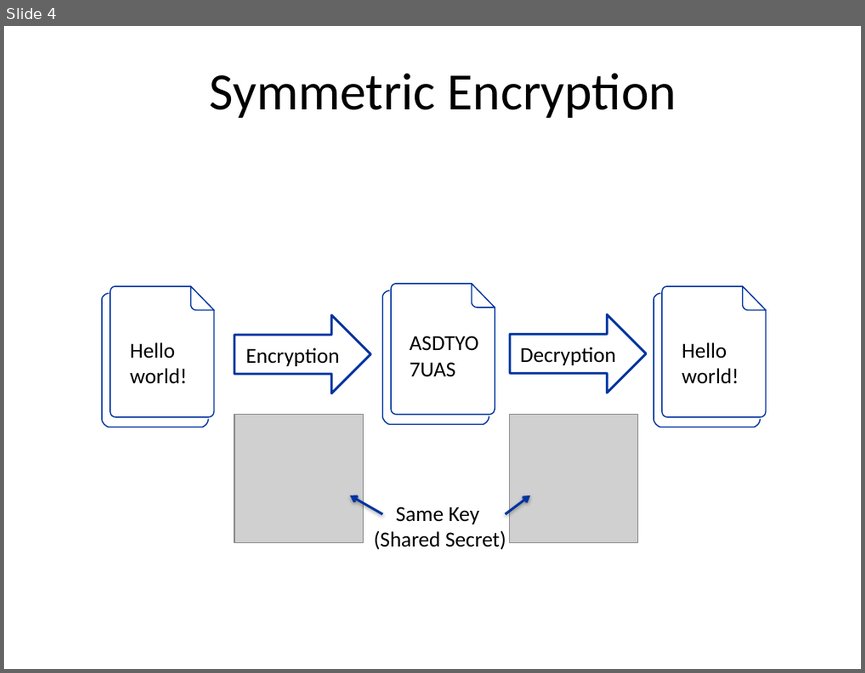
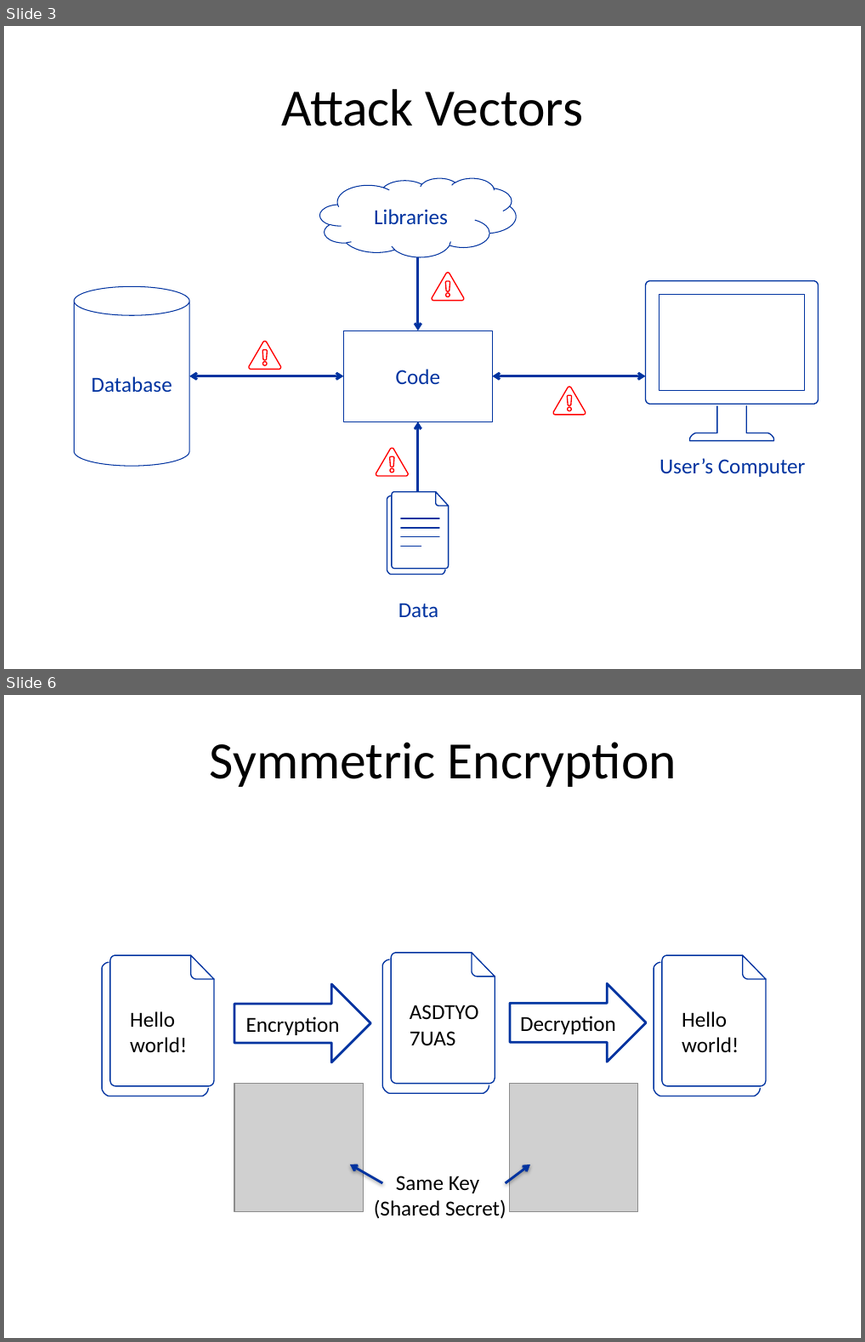
Before and after one commit to raphaelmcobe/sords-infosec, a slide deck: Diagrams/codata-diagrams.pptx. Shown one above the other, each under a label of ours: slide 4 before the commit, slides 3 and 6 after it; the slides between them are not shown. The pictures are 865x673 and 865x1342 pixels, drawn with LibreOffice and Linux fonts; fonts in the diff are those of the drawing; grey boxes stand for pictures. Boxes give left, top, right and bottom in pixels: in the first picture for what was removed or moved away, otherwise in the second. Text is boxed around its words. In the diff, an @@ line names an element or a change of style, - is before the commit and + after.

```diff
--- a/Diagrams/codata-diagrams.pptx
+++ b/Diagrams/codata-diagrams.pptx
@@ slide 3 added at <box>4,26,861,669</box>, background #FFFFFF @@
@@ title added at <box>281,89,584,126</box>, 44 pt, text #000000 @@
+Attack Vectors
@@ cloud added at <box>320,177,517,256</box>, fill #FFFFFF, outline #0033A0 0.75 pt, 18 pt, text #0033A0 @@
+Libraries
@@ arrow added from (418, 256) to (418, 330), #0033A0 2 pt @@
@@ freeform shape added at <box>432,272,463,301</box>, outline #FF0000 0.96 pt @@
@@ freeform shape added at <box>646,280,818,403</box>, outline #0033A0 0.96 pt @@
@@ cylinder added at <box>75,286,190,465</box>, outline #0033A0 0.75 pt, 18 pt, text #0033A0 @@
+Database
@@ rectangle added at <box>343,330,493,421</box>, fill #FFFFFF, outline #0033A0 0.75 pt, 18 pt, text #0033A0 @@
+Code
@@ freeform shape added at <box>249,341,281,369</box>, fill #FFFFFF, outline #FF0000 0.96 pt @@
@@ double arrow added from (189, 375) to (343, 375), #0033A0 2 pt @@
@@ double arrow added from (493, 375) to (646, 375), #0033A0 2 pt @@
@@ freeform shape added at <box>553,386,585,415</box>, outline #FF0000 0.96 pt @@
@@ freeform shape added at <box>689,406,773,441</box>, outline #0033A0 0.96 pt @@
@@ arrow added from (418, 491) to (418, 422), #0033A0 2 pt @@
@@ freeform shape added at <box>375,448,408,476</box>, outline #FF0000 0.96 pt @@
@@ text added at <box>659,458,806,476</box>, 18 pt, text #0033A0 @@
+User’s Computer
@@ group added at <box>387,491,449,573</box>: 7 freeform shapes @@
@@ text added at <box>398,602,439,618</box>, 18 pt, text #0033A0 @@
+Data
@@ what was slide 4 is now slide 6 @@
```
Also in this commit, not shown: 1 other slide added, 8 other files.
